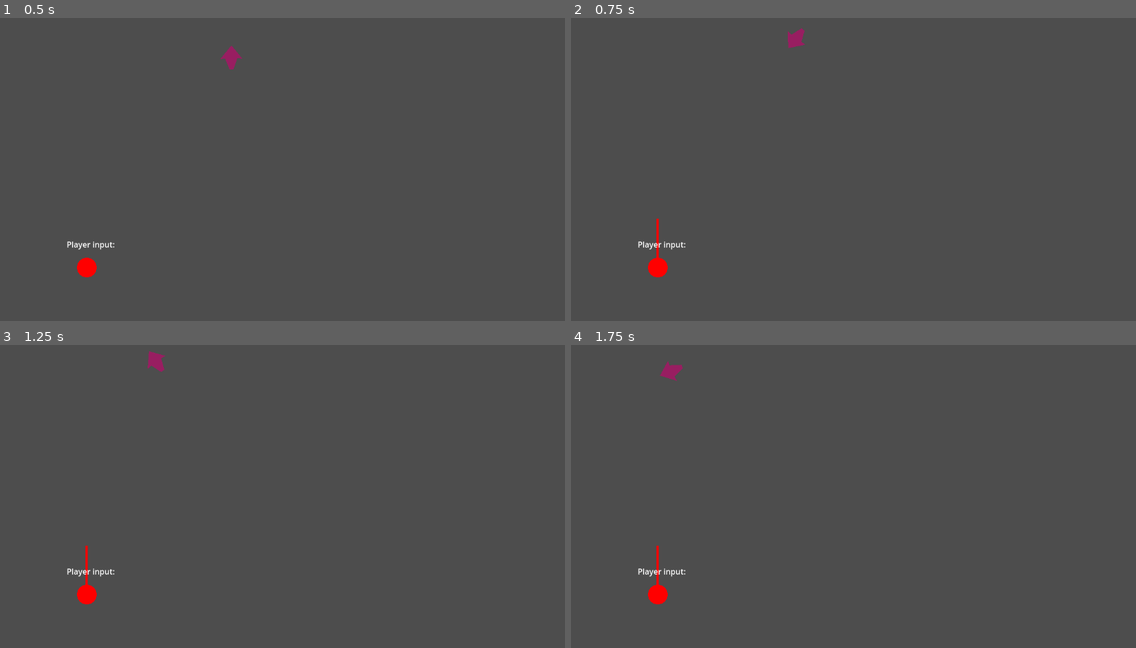
Above: before the commit, frames 1-4 (two rows, left to right).
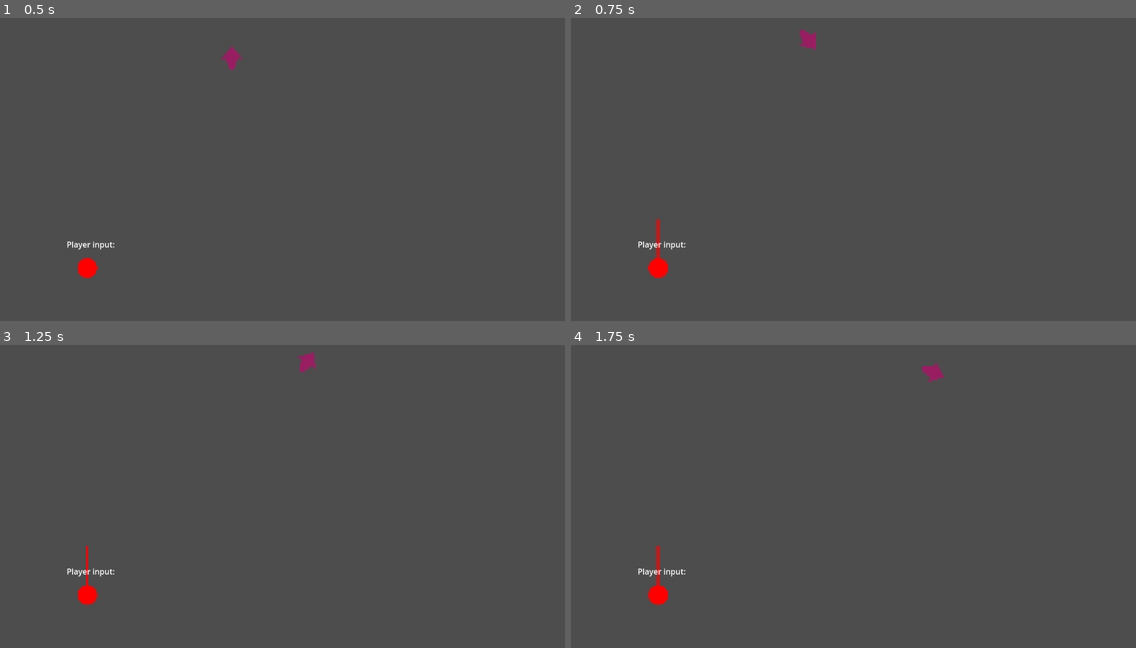
Above: after the commit, the same moments.

Repository: IwailerI/micro-jam-colors
Game: Godot game, scene res://levels/level/level.tscn
The game is run twice, just before and just after one commit, with the same random seed, the same clock (stepped at 60 frames per second) and the same inputs.
Inputs:
- Up to frame 1 (0.5 s): no input
- Up to frame 2 (0.75 s): hold W (movement_up) from 0.53 s (still down)
- Up to frame 3 (1.25 s): keep holding W (movement_up)
- Up to frame 4 (1.75 s): keep holding W (movement_up)

Frame 1 is identical in both runs. In frame 2, 0.2% of the frame differs, in the area x 38-44%, y 3-11%; in frame 3, 0.3%, in the area x 26-56%, y 2-10%; in frame 4, 0.3%.

Commit message:
added consistent 180 rotation

Diff:
--- a/levels/player/player.gd
+++ b/levels/player/player.gd
@@ -1,8 +1,8 @@
 extends CharacterBody2D
 
 enum CollisionAlgo {
-    BOUNCE,
-    SLIDE,
+	BOUNCE,
+	SLIDE,
 }
 
 @export var collision_algo := CollisionAlgo.BOUNCE
@@ -15,41 +15,43 @@
 
 
 func _physics_process(delta: float) -> void:
-    var inp := Input.get_vector("movement_left", "movement_right", "movement_up", "movement_down")
-    var wanted_angle := 0.0
-    if inp.is_zero_approx():
-        wanted_angle = direction
-    else:
-        wanted_angle = inp.angle()
+	var inp := Input.get_vector("movement_left", "movement_right", "movement_up", "movement_down")
+	var wanted_angle := 0.0
+	if inp.is_zero_approx():
+		wanted_angle = direction
+	else:
+		wanted_angle = inp.angle()
 
-    direction = rotate_toward(direction, wanted_angle, rotation_speed * delta)
-    # prints(direction, wanted_angle)
+	if is_equal_approx(absf(angle_difference(direction, wanted_angle)), PI):
+		wanted_angle += 0.001 # always clockwise on 180 turn
 
-    $Polygon2D.rotation = direction + PI * 0.5
+	direction = rotate_toward(direction, wanted_angle, rotation_speed * delta)
 
-    var left := ground_speed * delta
+	$Polygon2D.rotation = direction + PI * 0.5
 
-    for i: int in 32:
-        var col := move_and_collide(Vector2.from_angle(direction) * left)
-        if col == null:
-            break
+	var left := ground_speed * delta
 
-        var normal := col.get_normal()
-        global_position = col.get_position() + radius * normal
+	for i: int in 32:
+		var col := move_and_collide(Vector2.from_angle(direction) * left)
+		if col == null:
+			break
 
-        match collision_algo:
-            CollisionAlgo.BOUNCE:
-                direction = col.get_remainder().bounce(normal).angle()
-            CollisionAlgo.SLIDE:
-                var wall_angle := normal.angle() + PI * 0.5
-                var deflect := randf_range(0, PI * 0.2)
+		var normal := col.get_normal()
+		global_position = col.get_position() + radius * normal
 
-                if absf(angle_difference(wall_angle, direction)) < absf(angle_difference(-wall_angle, direction)):
-                    direction = wall_angle + deflect
-                elif absf(angle_difference(wall_angle, direction)) > absf(angle_difference(-wall_angle, direction)):
-                    direction = -wall_angle - deflect
-                else:
-                    direction = wall_angle + deflect if randi() % 2 == 0 else -wall_angle - deflect
+		match collision_algo:
+			CollisionAlgo.BOUNCE:
+				direction = col.get_remainder().bounce(normal).angle()
+			CollisionAlgo.SLIDE:
+				var wall_angle := normal.angle() + PI * 0.5
+				var deflect := randf_range(0, PI * 0.2)
+
+				if absf(angle_difference(wall_angle, direction)) < absf(angle_difference(-wall_angle, direction)):
+					direction = wall_angle + deflect
+				elif absf(angle_difference(wall_angle, direction)) > absf(angle_difference(-wall_angle, direction)):
+					direction = -wall_angle - deflect
+				else:
+					direction = wall_angle + deflect if randi() % 2 == 0 else -wall_angle - deflect
 
 
-        left = col.get_remainder().length()
+		left = col.get_remainder().length()
